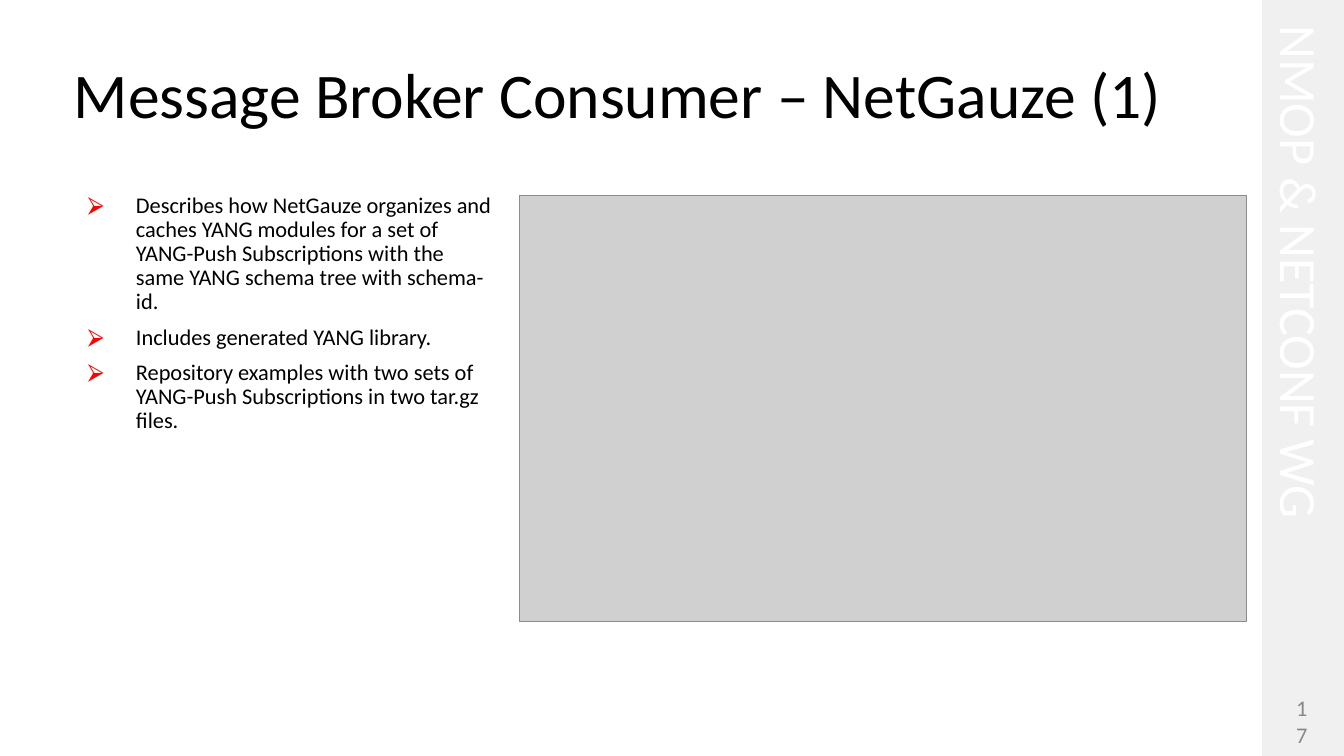
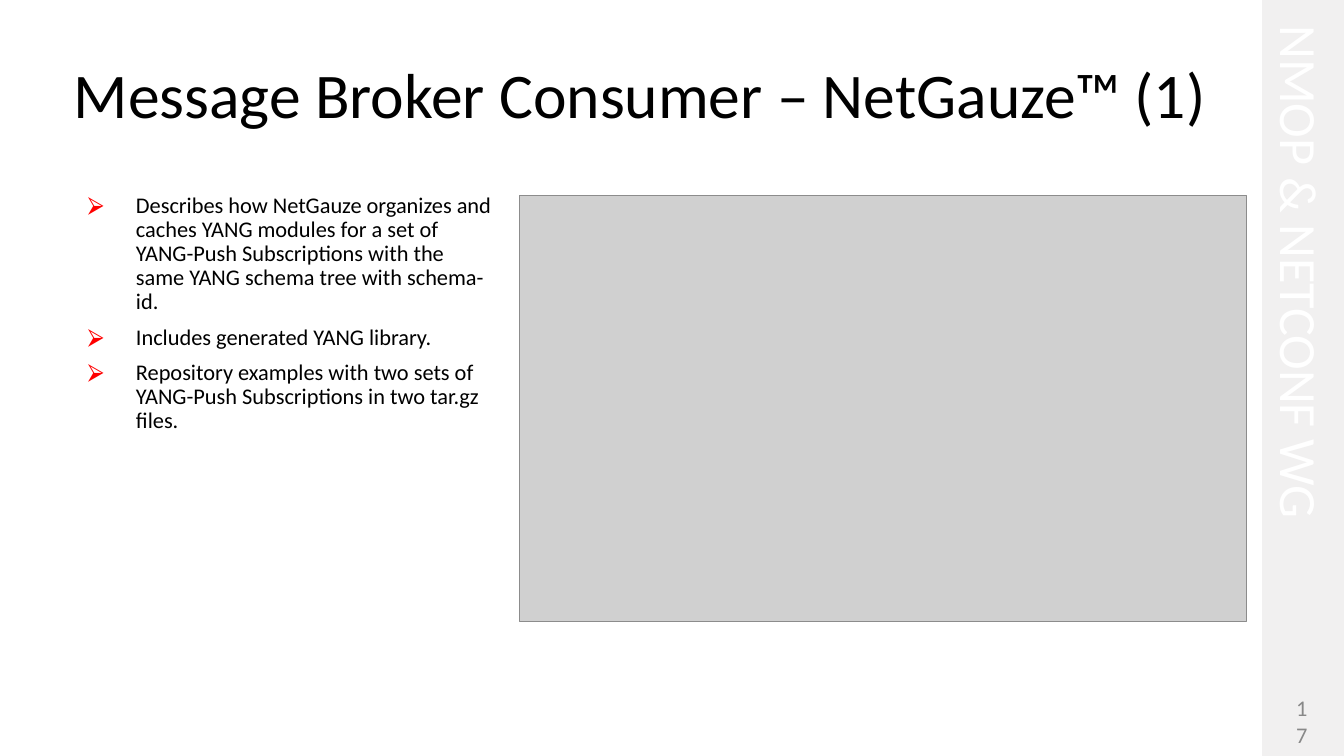
Before and after one commit to network-analytics/ietf-network-analytics-document-status, a slide deck: slide 17 of 126/NMOP/draft-ietf-nmop-yang-message-broker-integration-13.pptx. Drawn at 1344x756 pixels with LibreOffice and Linux fonts; fonts in the diff are those of the drawing; grey boxes stand for pictures. Boxes give left, top, right and bottom in pixels: in the first picture for what was removed or moved away, otherwise in the second. Text is boxed around its words. In the diff, an @@ line names an element or a change of style, - is before the commit and + after.

```diff
--- a/126/NMOP/draft-ietf-nmop-yang-message-broker-integration-13.pptx
+++ b/126/NMOP/draft-ietf-nmop-yang-message-broker-integration-13.pptx
@@ title at bbox=[74, 71, 1206, 129]: text changed @@
-Message Broker Consumer – NetGauze (1)
+Message Broker Consumer – NetGauze™ (1)
```
Also in this commit, not shown: 7 other slides changed, 2 other files.
